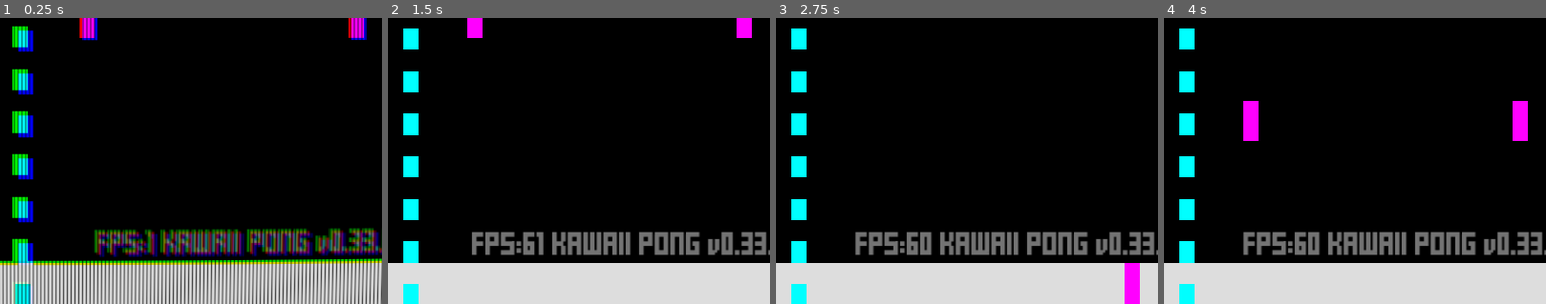
Above: before the commit, frames 1-4 (left to right).
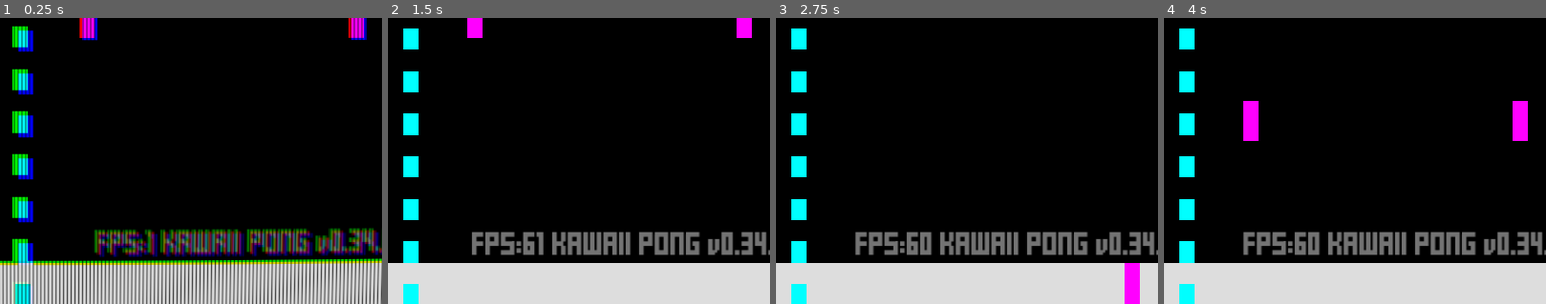
Above: after the commit, the same moments.

Repository: joshuafolkken/pong
Game: Godot game, scene res://scenes/main.tscn
The game is run twice, just before and just after one commit, with the same random seed, the same clock (stepped at 60 frames per second) and the same inputs. Sound files missing from this copy of the repository are replaced by a short silence.
Inputs (mouse positions are % of the whole screen's width and height, from its top left):
- Up to frame 1 (0.25 s): no input
- Up to frame 2 (1.5 s): click (50, 4) at 0.5 s; click (3, 97) at 1.25 s
- Up to frame 3 (2.75 s): tap Enter (game_start) at 2 s; move the mouse to (72, 45) at 2.02 s; hold Down (right_move_down) from 2.03 s (still down); hold Space (game_mode) from 2.03 s (still down); click (72, 45) at 2.17 s
- Up to frame 4 (4 s): release Down (right_move_down) at 2.75 s; release Space (game_mode) at 2.75 s; drag from (30, 55) to (45, 70) at 2.77 s; tap Enter (game_start) at 3.5 s; move the mouse to (60, 28) at 3.52 s; hold Down (right_move_down) from 3.53 s (still down); hold Space (game_mode) from 3.53 s (still down)
The pictures show only the part of the screen within x 47-97%, y 50-100%; the shares and areas given below are measured in that part.

The runs differ from the first frame. In frame 1, 0.2% of the frame differs, in the area x 94-98%, y 73-83%; in frame 2, less than 0.1%; in frame 3, less than 0.1%; in frame 4, less than 0.1%.

Commit message:
Icon #26

Diff:
--- /dev/null
+++ b/assets/art/arcade-game-pong-gaming-svgrepo-com.svg
@@ -0,0 +1,16 @@
+<!DOCTYPE svg PUBLIC "-//W3C//DTD SVG 1.1//EN" "http://www.w3.org/Graphics/SVG/1.1/DTD/svg11.dtd">
+
+<!-- Uploaded to: SVG Repo, www.svgrepo.com, Transformed by: SVG Repo Mixer Tools -->
+<svg version="1.1" id="Icons" xmlns="http://www.w3.org/2000/svg" xmlns:xlink="http://www.w3.org/1999/xlink" viewBox="0 0 32.00 32.00" xml:space="preserve" width="800px" height="800px" fill="#000000" transform="matrix(1, 0, 0, 1, 0, 0)" stroke="#000000">
+
+<g id="SVGRepo_bgCarrier" stroke-width="0" transform="translate(0,0), scale(1)">
+
+<rect x="0" y="0" width="32.00" height="32.00" rx="0" fill="#ffffff" strokewidth="0"/>
+
+</g>
+
+<g id="SVGRepo_tracerCarrier" stroke-linecap="round" stroke-linejoin="round" stroke="#CCCCCC" stroke-width="0.128"/>
+
+<g id="SVGRepo_iconCarrier"> <style type="text/css"> .st0{fill:none;stroke:#000000;stroke-width:0.00032;stroke-linecap:round;stroke-linejoin:round;stroke-miterlimit:10;} </style> <path d="M26,1h-9v11c0,0.6-0.4,1-1,1s-1-0.4-1-1V1H6C3.2,1,1,3.2,1,6v20c0,2.8,2.2,5,5,5h9v-7c0-0.6,0.4-1,1-1s1,0.4,1,1v7h9 c2.8,0,5-2.2,5-5V6C31,3.2,28.8,1,26,1z M9,25.5C9,26.9,7.9,28,6.5,28S4,26.9,4,25.5v-7C4,17.1,5.1,16,6.5,16S9,17.1,9,18.5V25.5z M15,21c-1.7,0-3-1.3-3-3s1.3-3,3-3s3,1.3,3,3S16.7,21,15,21z M28,13.5c0,1.4-1.1,2.5-2.5,2.5S23,14.9,23,13.5v-7 C23,5.1,24.1,4,25.5,4S28,5.1,28,6.5V13.5z"/> </g>
+
+</svg>
--- a/project.godot
+++ b/project.godot
@@ -11,10 +11,10 @@
 [application]
 
 config/name="KAWAII PONG"
-config/version="0.33.0"
+config/version="0.34.0"
 run/main_scene="res://scenes/main.tscn"
 config/features=PackedStringArray("4.3", "Forward Plus")
-config/icon="res://assets/art/icon.svg"
+config/icon="res://assets/art/arcade-game-pong-gaming-svgrepo-com.svg"
 
 [debug]
 
--- a/web/index.manifest.json
+++ b/web/index.manifest.json
@@ -1 +1 @@
-{"background_color":"#000000","display":"fullscreen","icons" …(155 unchanged characters)… ":"index.512x512.png","type":"image/png","purpose":"maskable"}],"name":"KAWAII PONG","orientation":"landscape","start_url":"./index.html"}
+{"background_color":"#000000","display":"fullscreen","icons" …(155 unchanged characters)… ":"index.512x512.png","type":"image/png"}],"name":"KAWAII PONG","orientation":"landscape","start_url":"./index.html"}
Not shown, added: assets/art/arcade-game-pong-gaming-svgrepo-com.svg.import
Binary file changed: web/index.144x144.png
Binary file changed: web/index.180x180.png
Binary file changed: web/index.512x512.png
Binary file changed: web/index.apple-touch-icon.png
Binary file changed: web/index.icon.png
Not shown, changed: web/index.html
Not shown, changed: web/index.pck
Not shown, changed: web/index.service.worker.js
